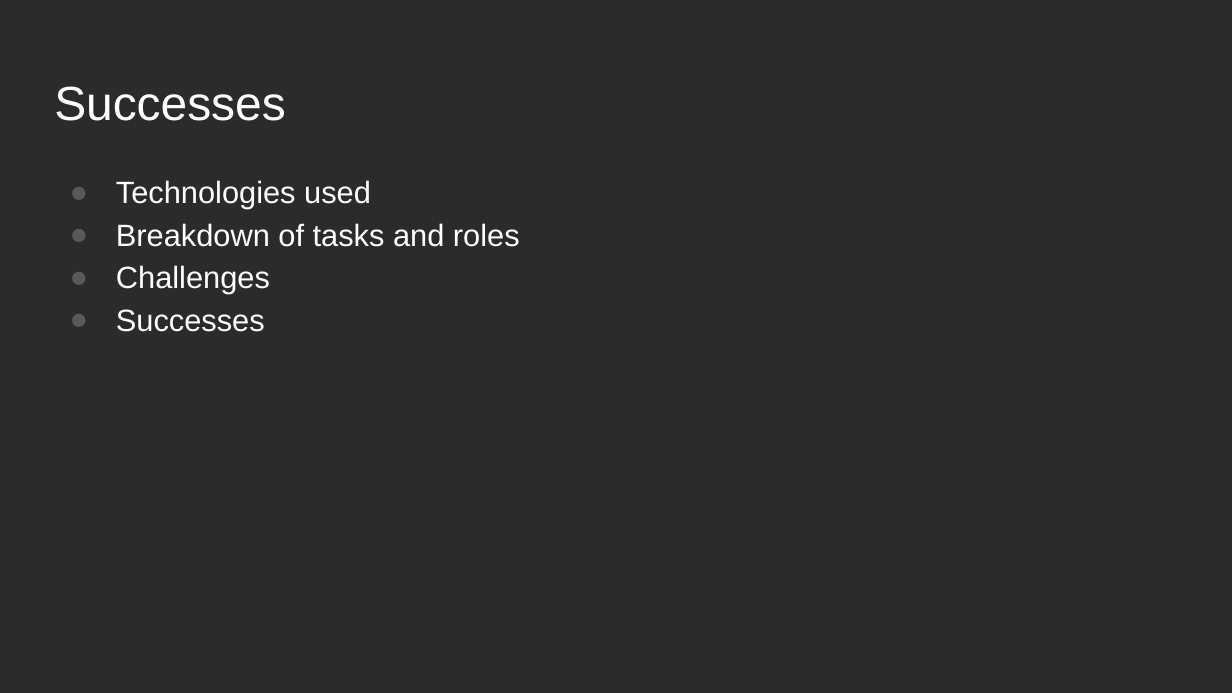
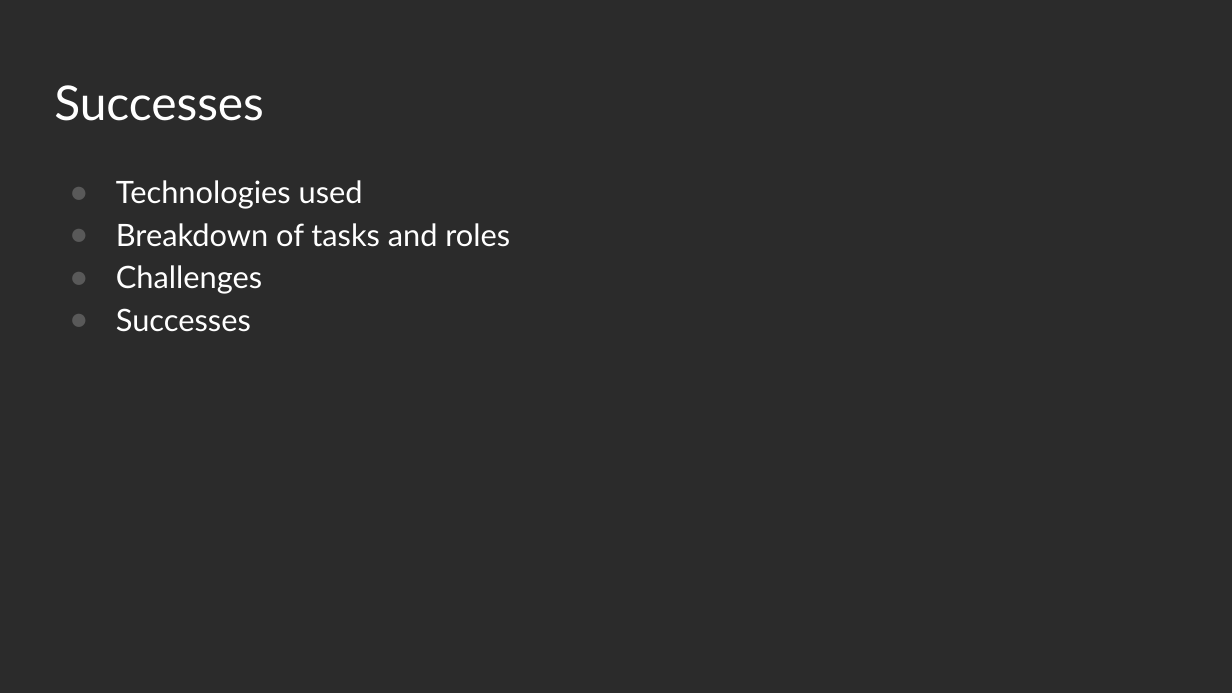
Before and after one commit to rschragger/MAR, a slide deck: slide 7 of project/MAR Project-Presentation.pptx. Drawn at 1232x693 pixels with LibreOffice and Linux fonts; fonts in the diff are those of the drawing; background and template pictures are left out; a plain dark background stands for a picture behind light text. Boxes give left, top, right and bottom in pixels: in the first picture for what was removed or moved away, otherwise in the second. Text is boxed around its words. In the diff, an @@ line names an element or a change of style, - is before the commit and + after.

```diff
--- a/project/MAR Project-Presentation.pptx
+++ b/project/MAR Project-Presentation.pptx
@@ title "Successes" at box(54, 85, 264, 121): font Arial to Lato @@
@@ text "Technologies used" at box(116, 180, 510, 332): font Arial to Lato @@
```
Also in this commit, not shown: 9 other slides changed.
